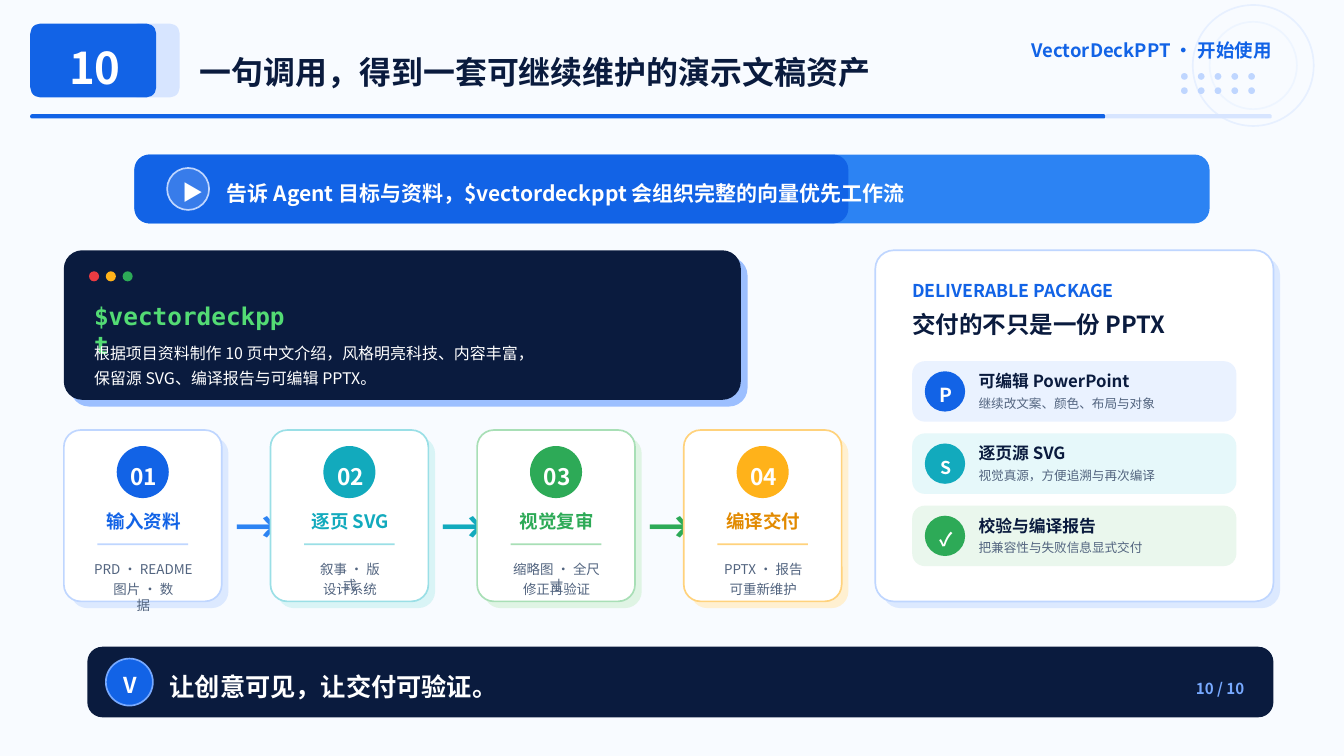
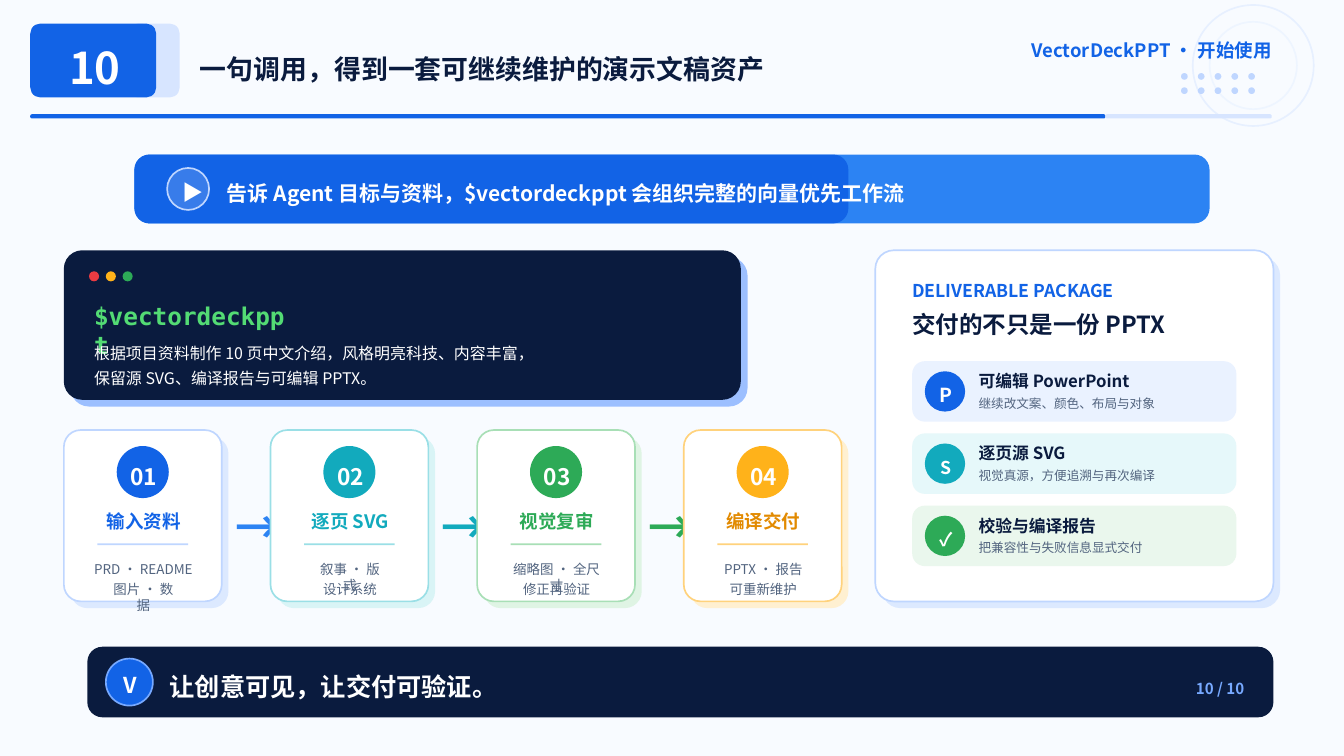
Before and after one commit to AaaBinfinity/VectorDeckPPT, a slide deck: slide 10 of examples/project-intro-deck/project-intro.pptx. Drawn at 1344x756 pixels with LibreOffice and Linux fonts; fonts in the diff are those of the drawing. Boxes give left, top, right and bottom in pixels: in the first picture for what was removed or moved away, otherwise in the second. Text is boxed around its words. In the diff, an @@ line names an element or a change of style, - is before the commit and + after.

```diff
--- a/examples/project-intro-deck/project-intro.pptx
+++ b/examples/project-intro-deck/project-intro.pptx
@@ text "一句调用，得到一套可继续维护的演示文稿资产" at bbox=[200, 56, 764, 83]: size 22.8 to 19.2 pt @@
```
Also in this commit, not shown: 4 other slides changed, 15 other files.
